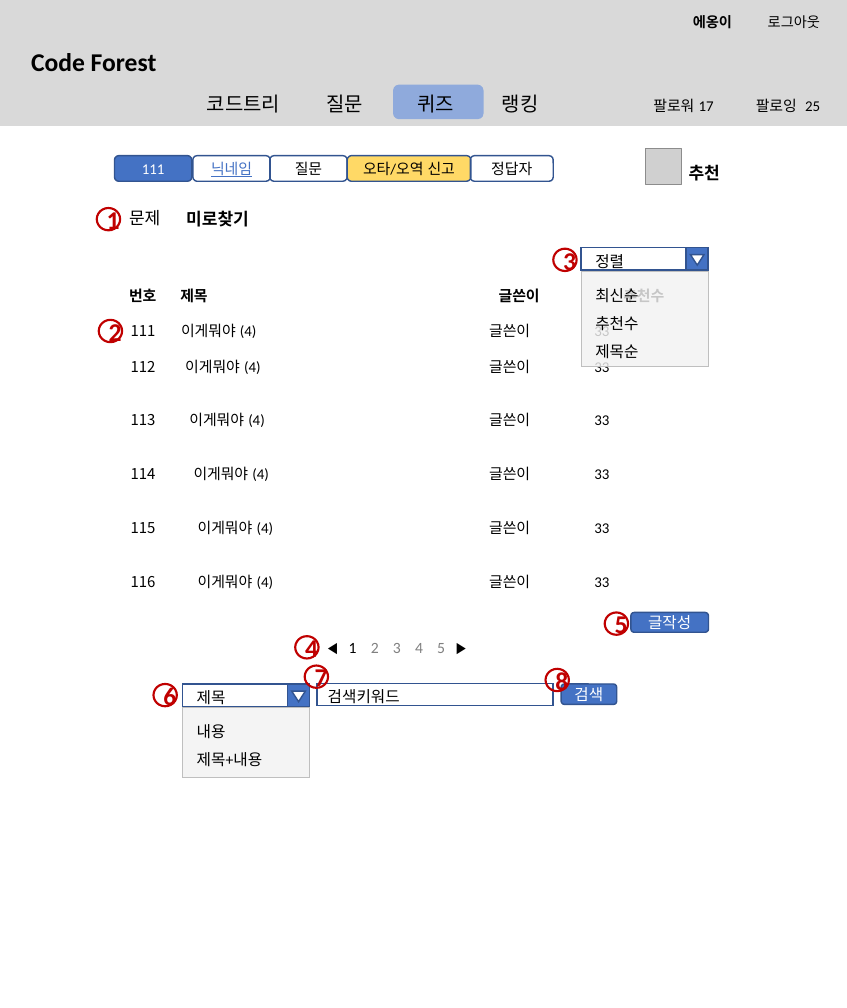
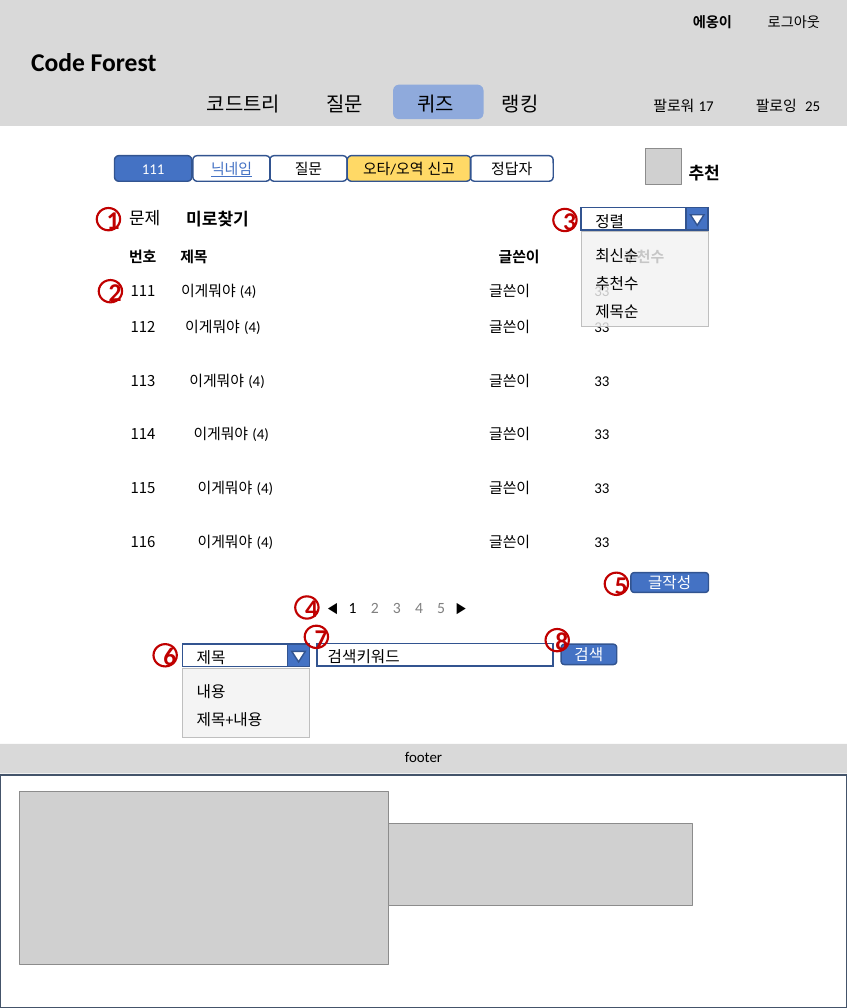
Before and after one commit to btcdd/document, a slide deck: slide 24 of 스토리보드.pptx. Drawn at 847x1008 pixels with LibreOffice and Linux fonts; fonts in the diff are those of the drawing; grey boxes stand for pictures; background and template pictures are left out. Boxes give left, top, right and bottom in pixels: in the first picture for what was removed or moved away, otherwise in the second. Text is boxed around its words. In the diff, an @@ line names an element or a change of style, - is before the commit and + after.

```diff
--- a/스토리보드.pptx
+++ b/스토리보드.pptx
@@ 8 texts, 8 rectangles, 7 ellipses, 2 rounded rectangles, 2 triangles: place and size @@
-8 texts, 8 rectangles, 7 ellipses, 2 rounded rectangles, 2 triangles at box(98, 248, 709, 777)
+8 texts, 8 rectangles, 7 ellipses, 2 rounded rectangles, 2 triangles at box(98, 208, 709, 737)
@@ rectangle added at box(0, 744, 847, 773), fill #D9D9D9 @@
@@ rectangle added at box(0, 775, 847, 1008), outline #44546A 1.5 pt @@
@@ text added at box(405, 752, 442, 762), 10.5 pt, text #000000 @@
+footer
@@ picture added at box(19, 792, 388, 965) @@
@@ picture added at box(388, 823, 692, 905) @@
```
Also in this commit, not shown: 36 other slides changed, 2 slides removed.
